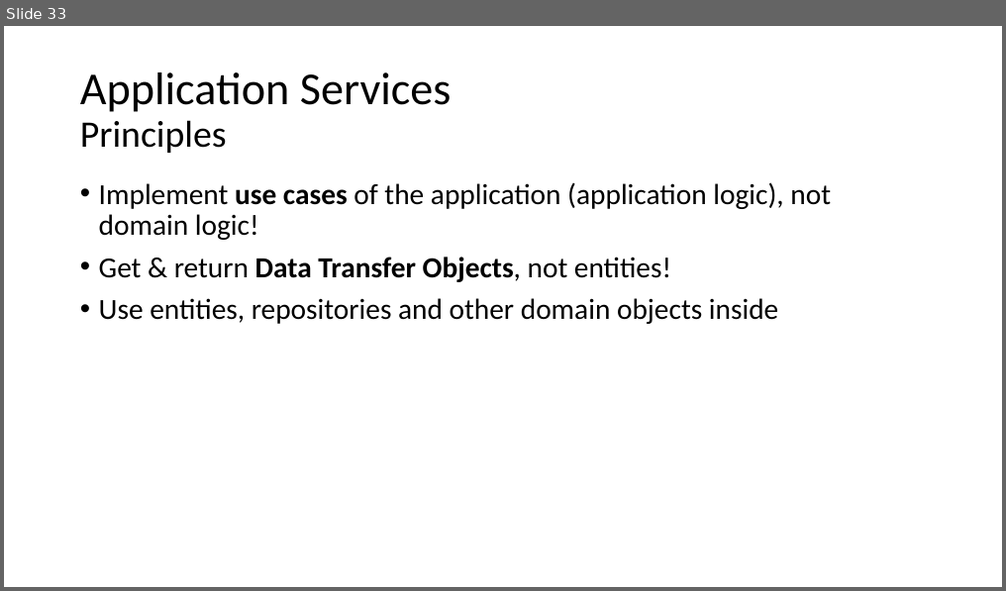
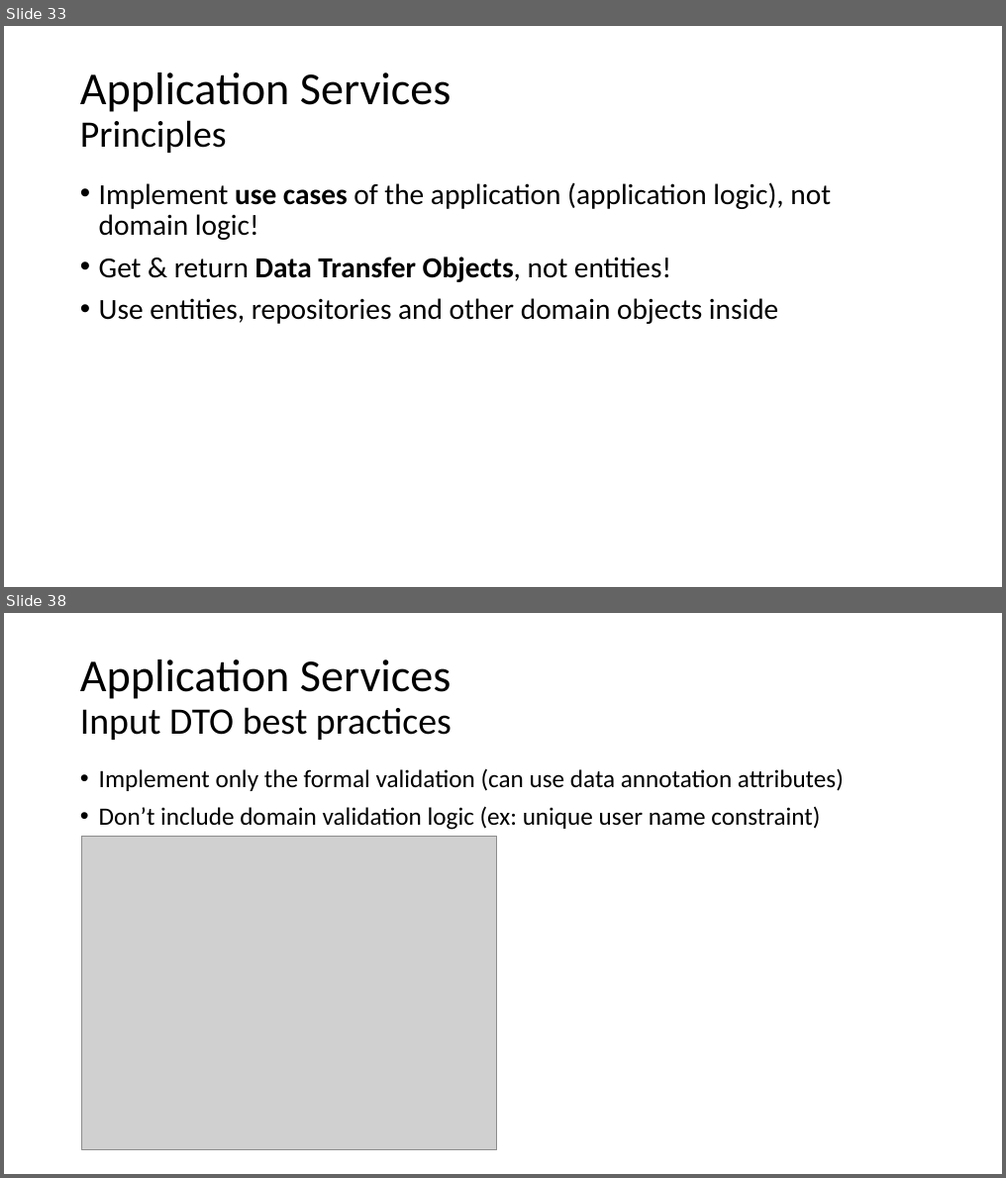
Before and after one commit to hikalkan/presentations, a slide deck: 2019-10-26 Implementing DDD/Presentation.pptx. Shown one above the other, each under a label of ours: slide 33 before the commit, slides 33 and 38 after it; the slides between them are not shown. The pictures are 1006x591 and 1006x1178 pixels, drawn with LibreOffice and Linux fonts; fonts in the diff are those of the drawing; grey boxes stand for pictures. Boxes give left, top, right and bottom in pixels: in the first picture for what was removed or moved away, otherwise in the second. Text is boxed around its words. In the diff, an @@ line names an element or a change of style, - is before the commit and + after.

```diff
--- a/2019-10-26 Implementing DDD/Presentation.pptx
+++ b/2019-10-26 Implementing DDD/Presentation.pptx
@@ slide 38 added at [4,613,1002,1174], background #FFFFFF @@
@@ title added at [80,660,451,740], 36 pt, text #000000 @@
+Application Services
+Input DTO best practices
@@ text added at [99,768,844,830], 24 pt, text #000000 @@
+• Implement only the formal validation (can use data annotation attributes)
+• Don’t include domain validation logic (ex: unique user name constraint)
@@ picture added at [82,836,497,1151] @@
```
Also in this commit, not shown: 5 other slides added, 1 other file.
